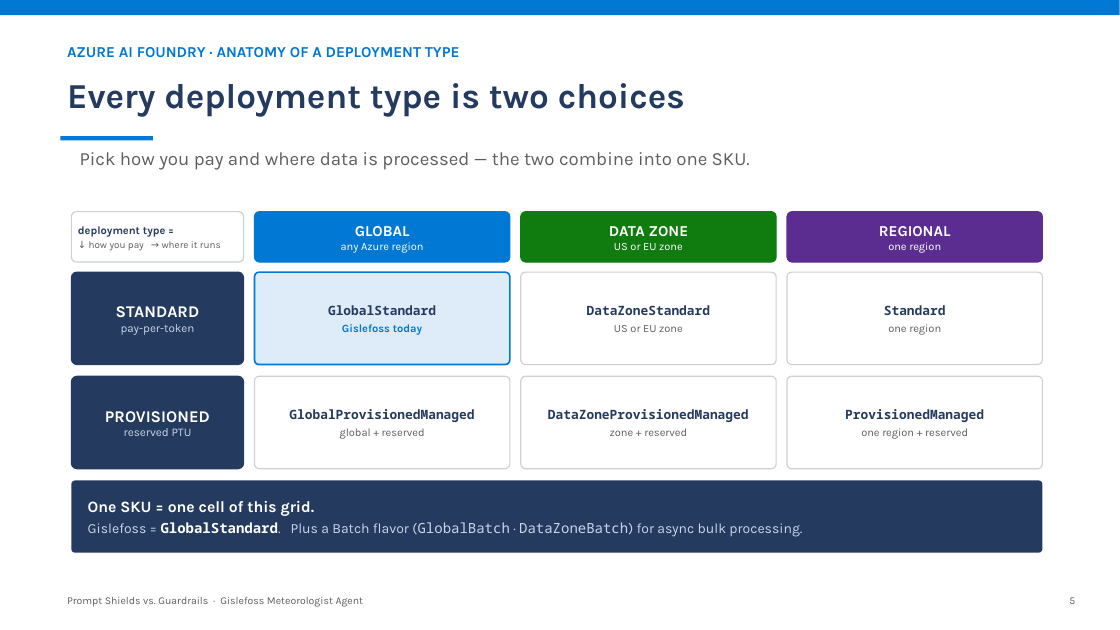
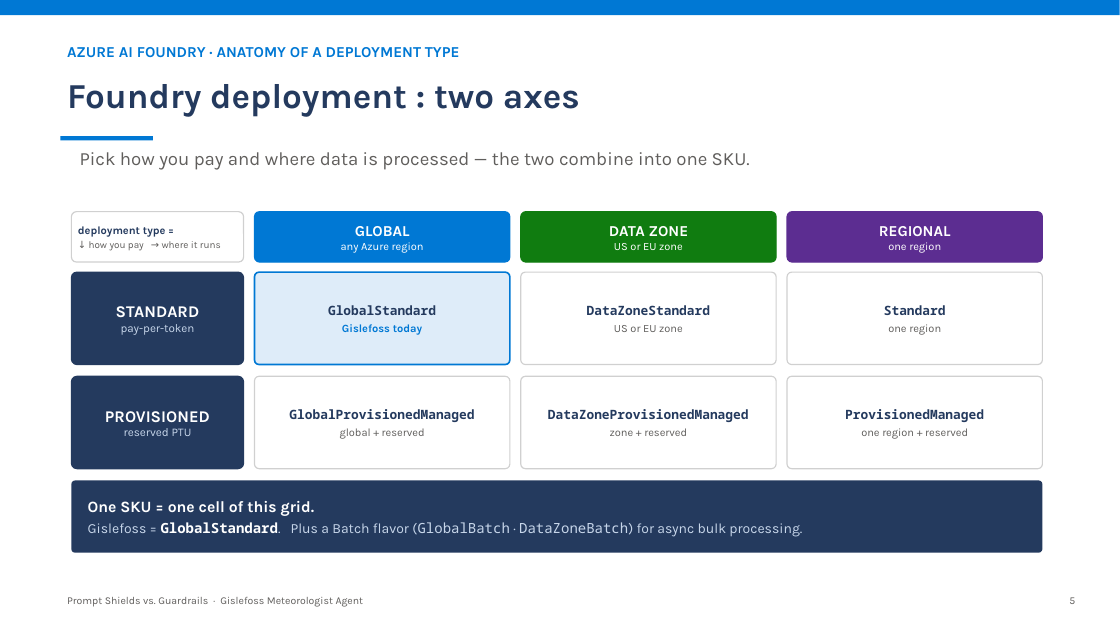
Before and after one commit to mchudinov/Gislefoss, a slide deck: slide 5 of docs/prompt-shields-vs-guardrails.pptx. Drawn at 1120x630 pixels with LibreOffice and Linux fonts; fonts in the diff are those of the drawing. Boxes give left, top, right and bottom in pixels: in the first picture for what was removed or moved away, otherwise in the second. Text is boxed around its words. In the diff, an @@ line names an element or a change of style, - is before the commit and + after.

```diff
--- a/docs/prompt-shields-vs-guardrails.pptx
+++ b/docs/prompt-shields-vs-guardrails.pptx
@@ text at [67, 84, 580, 117]: text changed @@
-Every deployment type is two choices
+Foundry deployment : two axes
```
Also in this commit, not shown: 3 other slides changed, 3 slides added, 1 slide removed.
